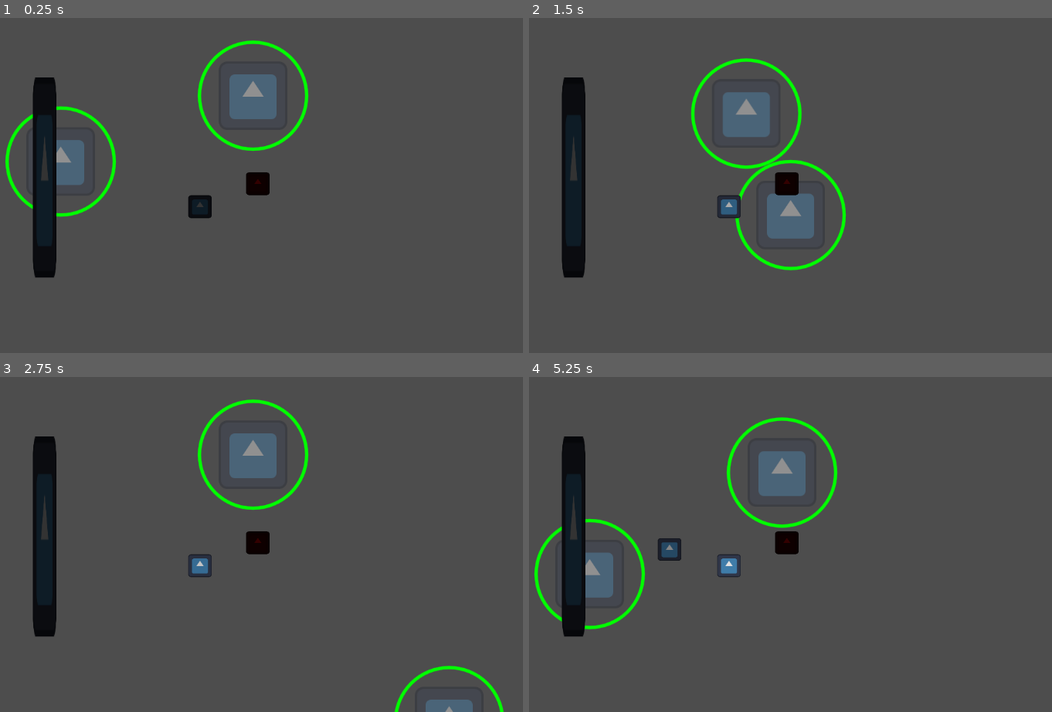
Above: before the commit, frames 1-4 (two rows, left to right).
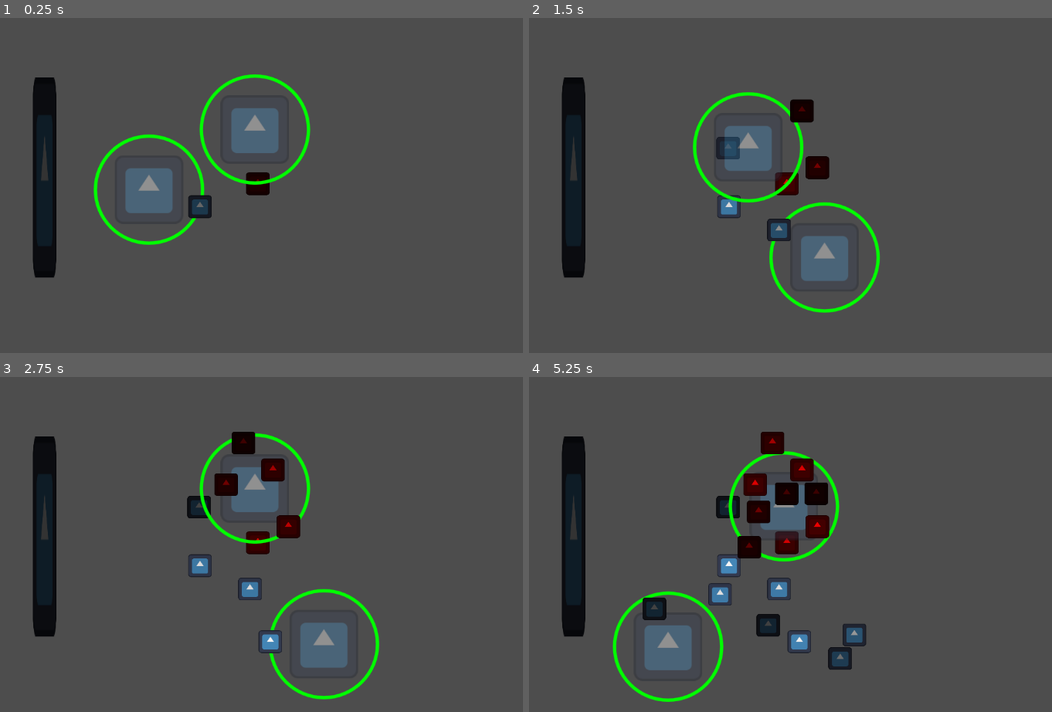
Above: after the commit, the same moments.

Repository: carcinizer/slavic-2025
Game: Godot game, scene res://scenes/map.tscn
The game is run twice, just before and just after one commit, with the same random seed, the same clock (stepped at 60 frames per second) and the same inputs. The engine's default icon, where the game draws it, is replaced by a stand-in: a white triangle on a blue panel in a dark square.
Inputs:
- Up to frame 1 (0.25 s): no input
- Up to frame 2 (1.5 s): hold Right (right1) 0.53-1.28 s; tap S (down2) at 0.6 s; tap A (left2) at 0.8, 1.35 s; hold Down (down1) from 1.28 s (still down)
- Up to frame 3 (2.75 s): tap D (right2) at 1.55, 2.1 s; release Down (down1) at 2.03 s; hold Right (right1) from 2.03 s (still down); tap W (up2) at 2.3 s
- Up to frame 4 (5.25 s): release Right (right1) at 2.78 s; hold Up (up1) 2.78-3.53 s; tap W (up2) at 2.85 s; tap S (down2) at 3.05, 3.6 s; hold Left (left1) 3.53-5.03 s; tap A (left2) at 3.8, 4.35 s; tap D (right2) at 4.55, 5.1 s; hold Down (down1) from 5.03 s (still down)

The runs differ from the first frame. In frame 1, 6.5% of the frame differs, in the area x 1-60%, y 6-68%; in frame 2, 7.6%; in frame 3, 7.4%; in frame 4, 11%, in the area x 1-65%, y 11-98%.

Commit message:
Add cursor snapping to mushrooms and screen edges

Diff:
--- a/src/cursor.gd
+++ b/src/cursor.gd
@@ -8,6 +8,10 @@
 const radius := 100.0
 const growth_speed := 100.0
 const starting_hp := 20
+
+# TODO yeah, not perfect, change to final resolution
+const MAP_WIDTH := 1152
+const MAP_HEIGHT := 648
 
 var my_mushrooms: Array[Mushroom] = []
 
@@ -23,6 +27,8 @@
 		0: position += Input.get_vector("left1","right1","up1","down1") * 500 * delta
 		1: position += Input.get_vector("left2","right2","up2","down2") * 500 * delta
 
+	print(Input.get_vector("left2","right2","up2","down2"))
+
 	var nearby_mushrooms: Array[Mushroom]
 	nearby_mushrooms.assign(
 		growth_area.get_overlapping_bodies().filter(func(x): \
@@ -30,20 +36,24 @@
 		)
 	)
 
-	# TODO dead code
-	if nearby_mushrooms.is_empty():
-		var nearest_mushroom: Mushroom = null
-		var distance := 999999999.9
-		for mushroom in my_mushrooms:
-			if mushroom is not Mushroom:
-				continue
-			var new_dist = (global_position - mushroom.global_position).length()
-			if new_dist < distance:
-				nearest_mushroom = mushroom
-				distance = new_dist
-		if nearest_mushroom:
-			pass
-			#nearby_mushrooms.push_back(nearest_mushroom)
+	# snap to nearest mushroom if not in range
+	var nearest_mushroom: Mushroom = null
+	var nearest_mushroom_distance := 999999999.9
+	for mushroom in my_mushrooms:
+		var new_dist = (global_position - mushroom.global_position).length()
+		if new_dist < nearest_mushroom_distance:
+			nearest_mushroom = mushroom
+			nearest_mushroom_distance = new_dist
+	if nearest_mushroom:
+		if nearest_mushroom_distance > radius:
+			var dir = (global_position - nearest_mushroom.global_position)
+			global_position += dir.normalized() * -(nearest_mushroom_distance - radius)
+			print(dir ,nearest_mushroom_distance, nearest_mushroom.position, player_id)
+
+	global_position = global_position.clamp(
+		Vector2(radius/2, radius/2),
+		Vector2(MAP_WIDTH - radius/2, MAP_HEIGHT - radius/2),
+	)
 
 	if nearby_mushrooms.size() == 0:
 		return
